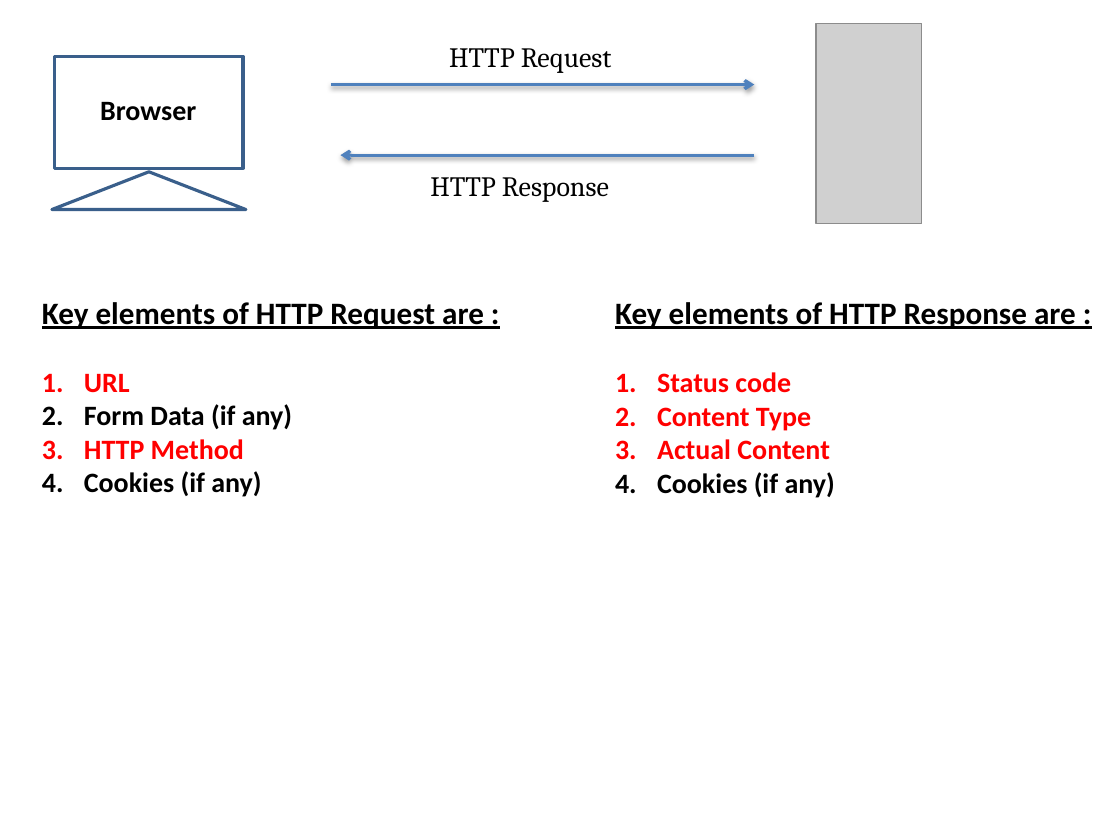
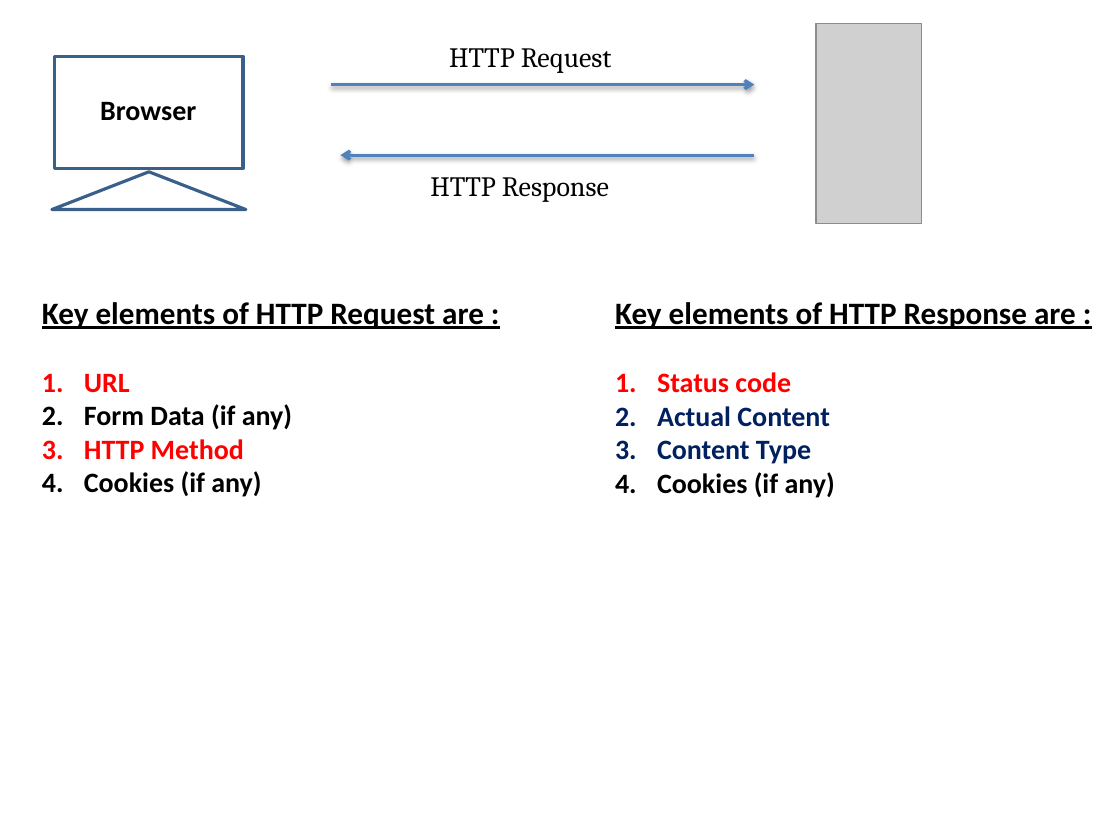
Before and after one commit to avinashv411/For-Class, a slide deck: slide 6 of Servlets _ JSP.pptx. Drawn at 1120x840 pixels with LibreOffice and Linux fonts; fonts in the diff are those of the drawing; grey boxes stand for pictures. Boxes give left, top, right and bottom in pixels: in the first picture for what was removed or moved away, otherwise in the second. Text is boxed around its words. In the diff, an @@ line names an element or a change of style, - is before the commit and + after.

```diff
--- a/Servlets _ JSP.pptx
+++ b/Servlets _ JSP.pptx
@@ text at (657, 406, 830, 427): paragraph added @@
+2. Actual Content
@@ text at (657, 439, 830, 460): paragraph removed @@
-3. Actual Content
@@ text at (657, 440, 811, 464): text colour #FF0000 to #002060 in "Content Type" @@
```
Also in this commit, not shown: 1 other slide changed, 8 other files.
